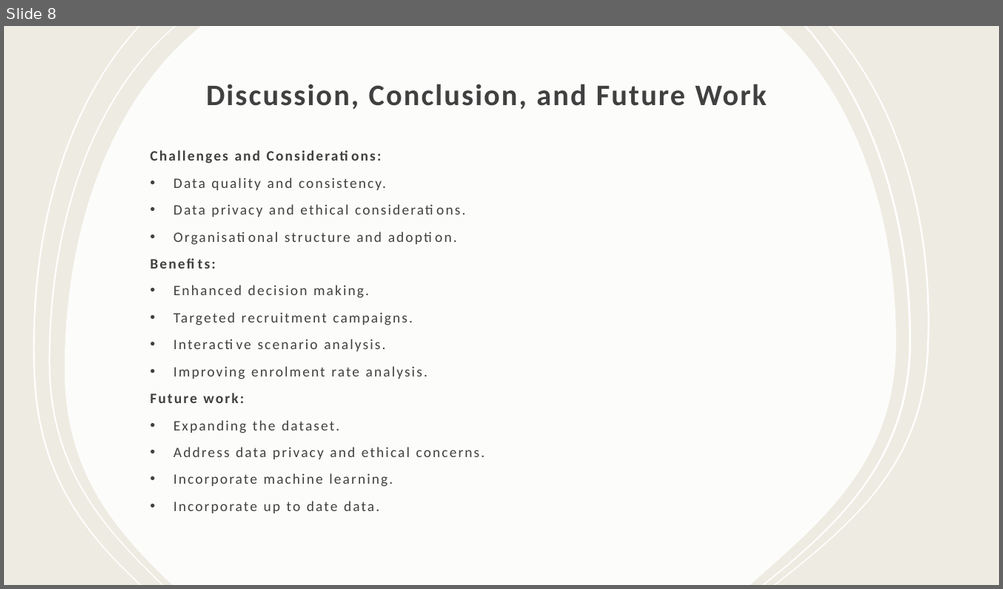
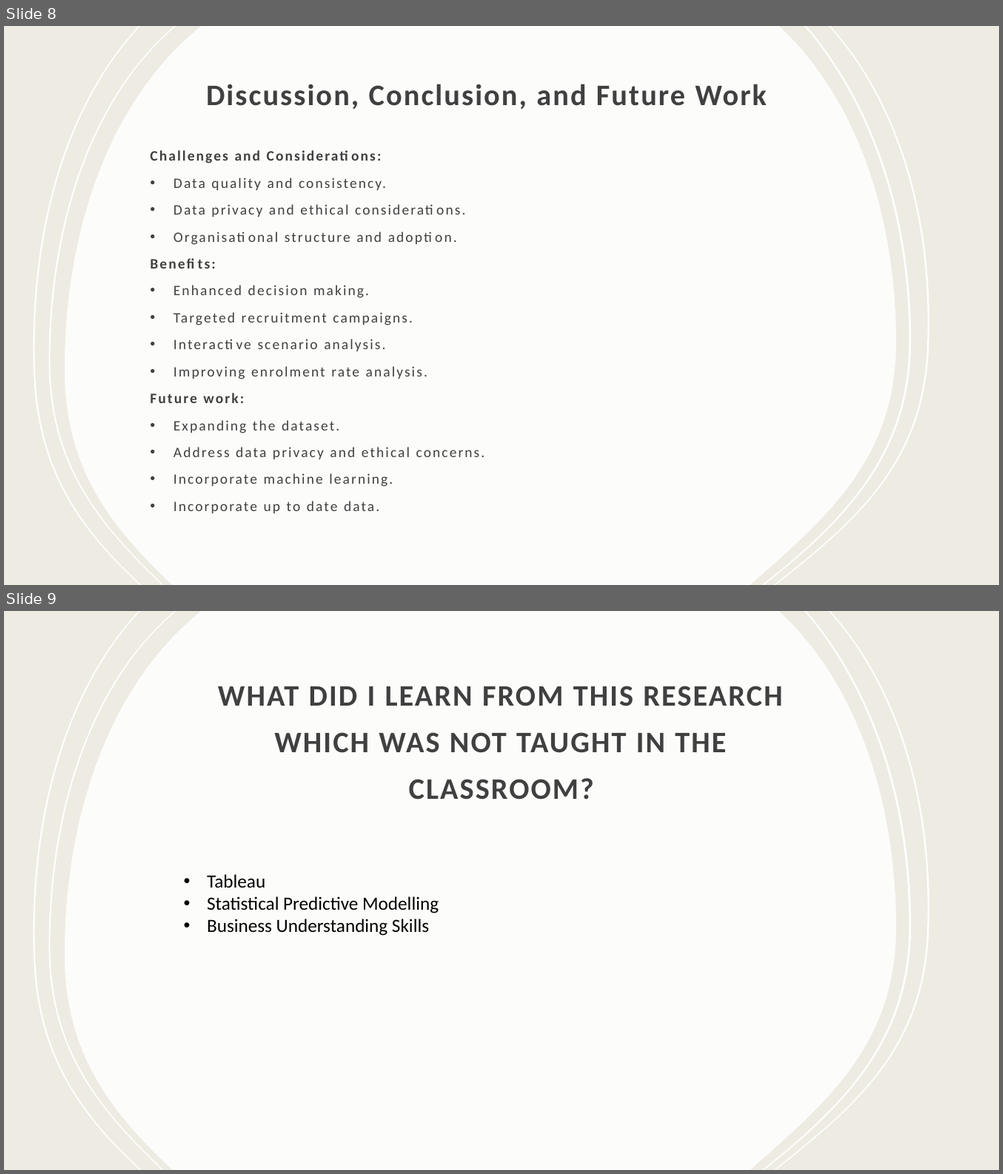
Before and after one commit to kene-onwumbiko/Masters_Final_Project, a slide deck: Chidera - MSc Applied Data Science - Project Presentation.pptx. Shown one above the other, each under a label of ours: slide 8 before the commit, slides 8 and 9 after it. The pictures are 1003x589 and 1003x1174 pixels, drawn with LibreOffice and Linux fonts; fonts in the diff are those of the drawing; background and template pictures are left out. Boxes give left, top, right and bottom in pixels: in the first picture for what was removed or moved away, otherwise in the second. Text is boxed around its words. In the diff, an @@ line names an element or a change of style, - is before the commit and + after.

```diff
--- a/Chidera - MSc Applied Data Science - Project Presentation.pptx
+++ b/Chidera - MSc Applied Data Science - Project Presentation.pptx
@@ slide 9 added at [4, 611, 999, 1170], background picture (left out) @@
@@ freeform shape added at [33, 611, 142, 1170], fill #FFFFFF @@
@@ freeform shape added at [48, 611, 176, 1170], fill #FFFFFF @@
@@ freeform shape added at [65, 611, 896, 1170], fill #FFFFFF at 85% opacity @@
@@ freeform shape added at [762, 611, 911, 1170], fill #FFFFFF @@
@@ freeform shape added at [774, 611, 929, 1170], fill #FFFFFF @@
@@ title added at [218, 686, 782, 800], 28.8 pt, text #404040, bold @@
+WHAT DID I LEARN FROM THIS RESEARCH WHICH WAS NOT TAUGHT IN THE CLASSROOM?
@@ text added at [207, 874, 438, 936], 18 pt, text #000000 @@
+• Tableau
+• Statistical Predictive Modelling
+• Business Understanding Skills
```
Also in this commit, not shown: 1 slide changed, 1 other slide added.
